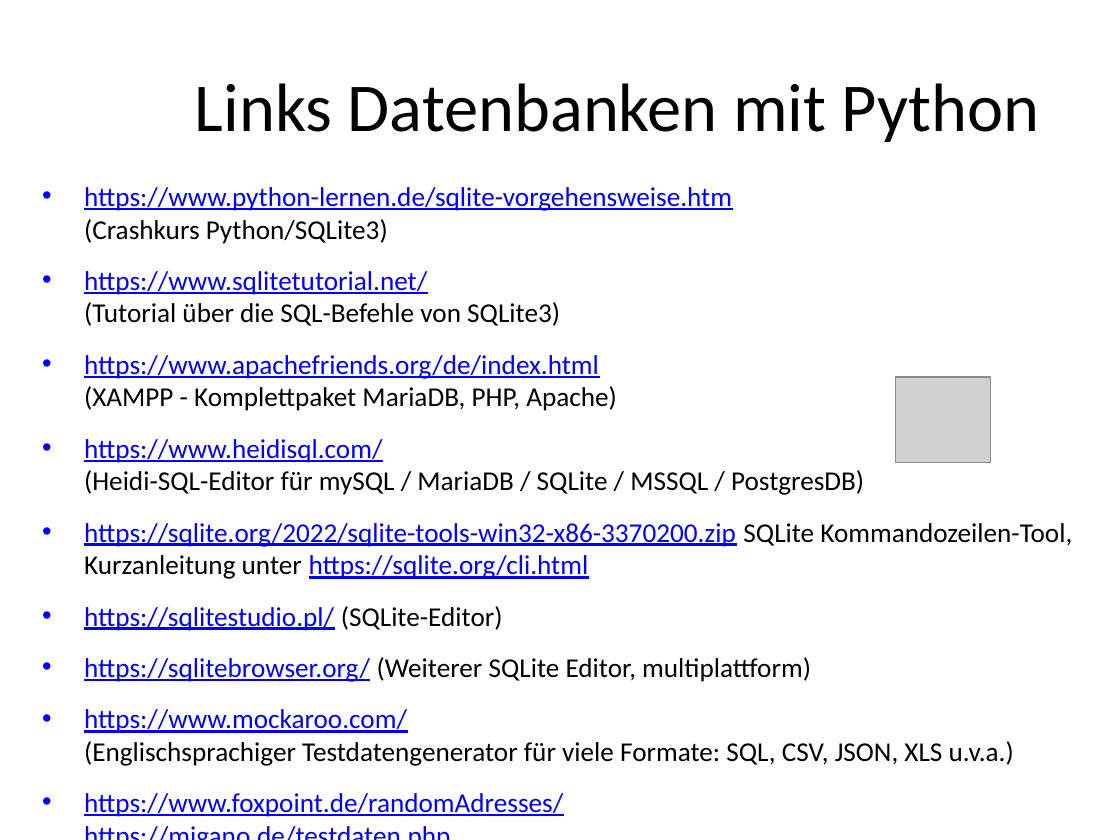
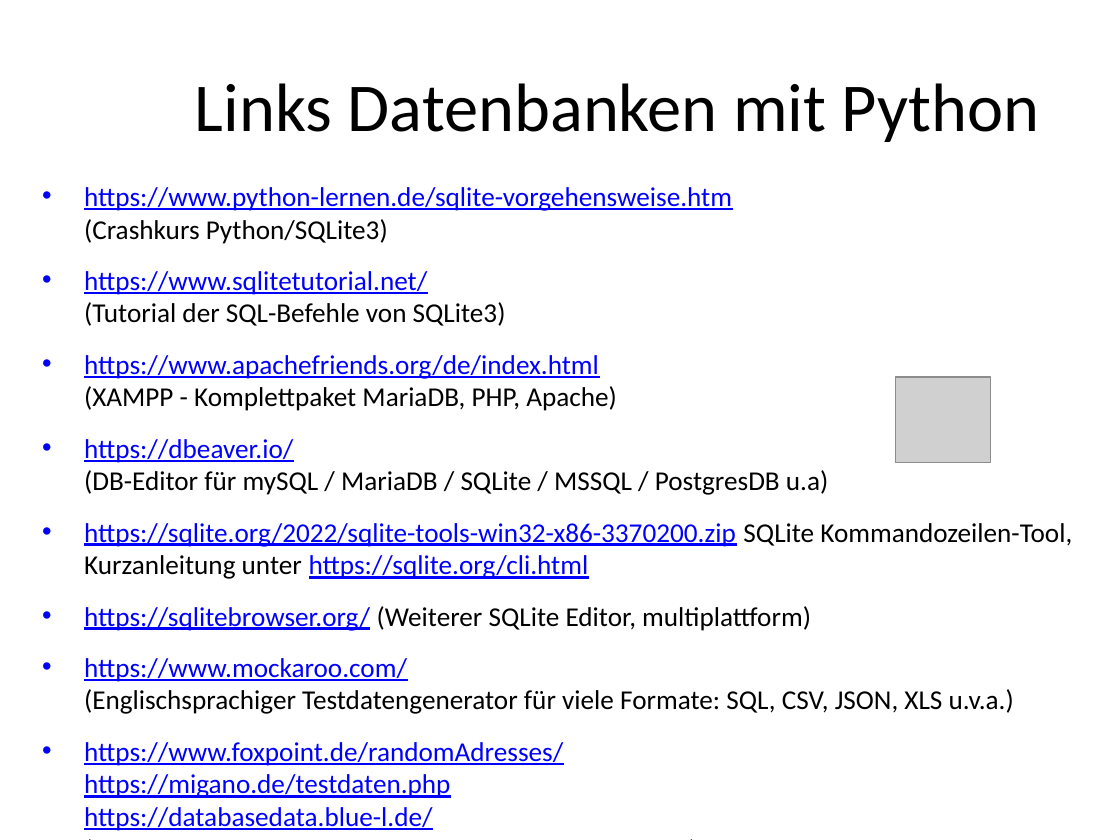
Before and after one commit to MickyRoth/Presentations, a slide deck: slide 120 of Python3 Fachinformatiker.pptx (slide 123 before the commit). Drawn at 1120x840 pixels with LibreOffice and Linux fonts; fonts in the diff are those of the drawing; grey boxes stand for pictures; background and template pictures are left out. Boxes give left, top, right and bottom in pixels: in the first picture for what was removed or moved away, otherwise in the second. Text is boxed around its words. In the diff, an @@ line names an element or a change of style, - is before the commit and + after.

```diff
--- a/Python3 Fachinformatiker.pptx
+++ b/Python3 Fachinformatiker.pptx
@@ text at (x1=84, y1=271, x2=506, y2=326): text changed @@
-• https://www.sqlitetutorial.net/
-  (Tutorial über die SQL-Befehle von SQLite3)
+• https://www.sqlitetutorial.net/
+  (Tutorial der SQL-Befehle von SQLite3)
@@ text at (x1=84, y1=439, x2=828, y2=495): text changed @@
-• https://www.heidisql.com/
-  (Heidi-SQL-Editor für mySQL / MariaDB / SQLite / MSSQL / PostgresDB)
+• https://dbeaver.io/
+  (DB-Editor für mySQL / MariaDB / SQLite / MSSQL / PostgresDB u.a)
@@ text at (x1=84, y1=606, x2=503, y2=631): paragraph removed @@
-• https://sqlitestudio.pl/ (SQLite-Editor)
```
Also in this commit, not shown: 13 other slides changed, 3 slides removed, 1 other file.
